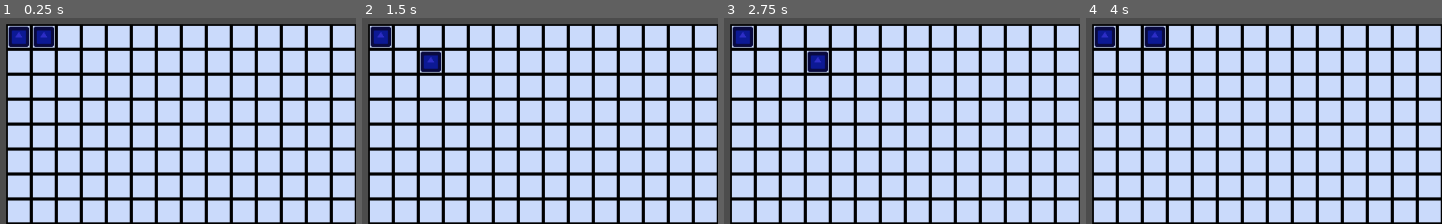
Above: before the commit, frames 1-4 (left to right).
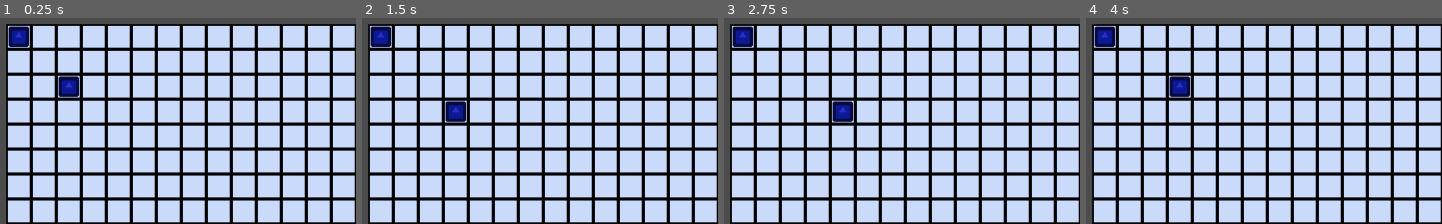
Above: after the commit, the same moments.

Repository: Wes-Ray/grid_ctf
Game: Godot game, scene res://splash_screen/splash_screen.tscn
Two runs of this game, one before a commit and one after it. Both use one fixed random seed, a clock stepped at 60 frames per second and the inputs below. The engine's default icon, where the game draws it, is replaced by a stand-in: a white triangle on a blue panel in a dark square.
Inputs:
- Up to frame 1 (0.25 s): no input
- Up to frame 2 (1.5 s): tap Enter at 0.5 s; hold D (move_right) 0.53-1.28 s; tap Space at 1.25 s; hold S (move_down) from 1.28 s (still down)
- Up to frame 3 (2.75 s): tap Enter at 2 s; release S (move_down) at 2.03 s; hold D (move_right) from 2.03 s (still down)
- Up to frame 4 (4 s): tap Space at 2.75 s; release D (move_right) at 2.78 s; hold W (move_up) 2.78-3.53 s; tap Enter at 3.5 s; hold A (move_left) from 3.53 s (still down)
The pictures show only the part of the screen within x 0-50%, y 0-50%; the shares and areas given below are measured in that part.

The runs differ from the first frame. In frame 1, 1.2% of the frame differs, in the area x 9-23%, y 3-39%; in frame 2, 1.2%; in frame 3, 1.2%; in frame 4, 1.2%.

Commit message:
added some detection for alive players

Diff:
--- a/grid_ctf_client/grid/grid.gd
+++ b/grid_ctf_client/grid/grid.gd
@@ -17,7 +17,7 @@
 # list of player data, received from server, aligns with players array, updated only when needed
 # use enum for specific data, player_data[player_id][TEAM]
 var player_data = []
-enum Pd {TEAM = 0, COLOR = 1}
+enum Pd {TEAM = 0, ALIVE = 1}
 
 func _ready():
 	generate_map()
@@ -67,9 +67,14 @@
 
 	# check for collisions
 	for other_p_id in range(len(player_coords)):
-		if other_p_id != player_id:  # skip yourself
-			if player_coords[other_p_id] == new_pos:  # landed on other player
-				print("COLLISION!!")
+		if player_data[player_id][Pd.ALIVE]:  # only collide if player is alive
+			if other_p_id != player_id:  # skip yourself
+				if player_coords[other_p_id] == new_pos:  # landed on other player
+					if player_data[other_p_id][Pd.ALIVE]:
+						print("COLLISION!!")
+						players[other_p_id].update_color(Color(1, 1, 1))  # change color of other player
+						player_data[other_p_id][Pd.ALIVE] = false
+
 
 	player_coords[player_id]= Vector2(new_pos)
 
@@ -91,13 +96,14 @@
 	var new_players = []
 	# generate player_data array SERVER
 	for x in range(player_count):
-		player_coords.append(Vector2(x, 0))
+		player_coords.append(Vector2(x*2, x*2))
 
 		# append array with length of enums
 		var new_array = []
 		new_array.resize(len(Pd))
 		player_data.append(new_array)
 		player_data[x][Pd.TEAM] = x % 2
+		player_data[x][Pd.ALIVE] = true
 
 		# create new player and add to list
 		var new_player = player_inst.instance()
